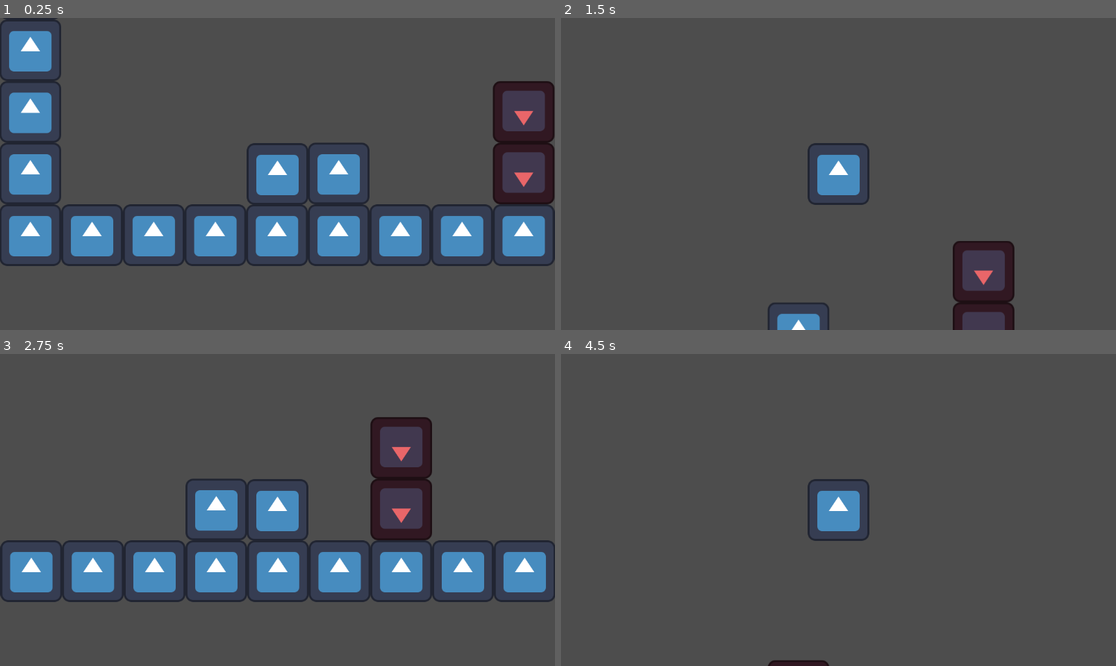
Above: before the commit, frames 1-4 (two rows, left to right).
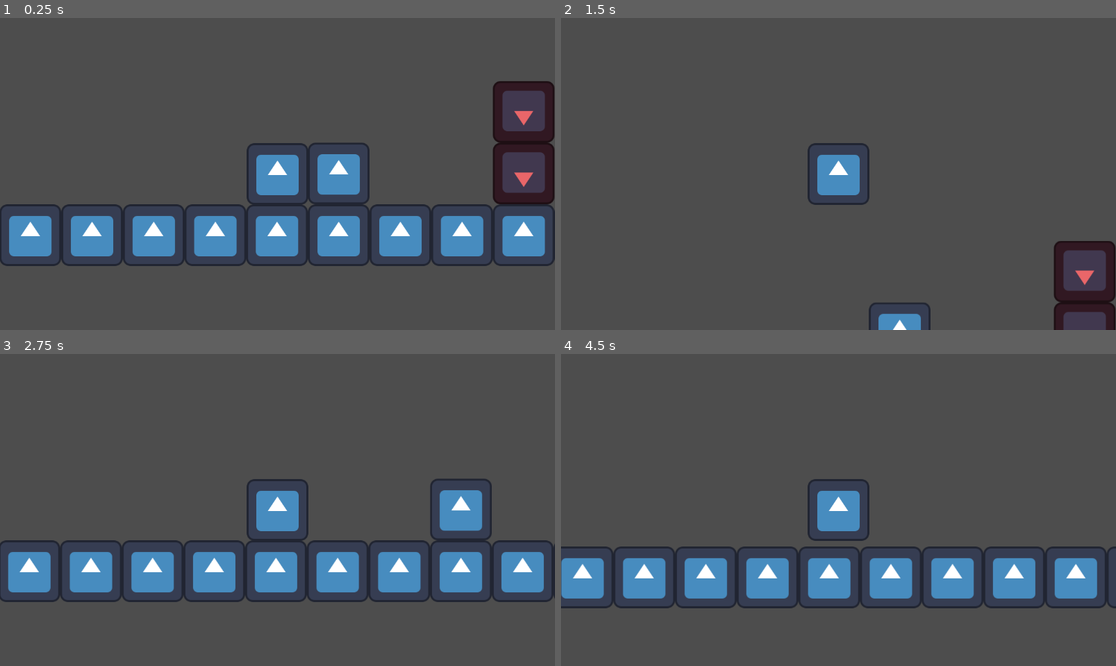
Above: after the commit, the same moments.

Repository: CWmain/ParryPlatformer
Game: Godot game, scene res://levels/test_level.tscn
The game is run twice, just before and just after one commit, with the same random seed, the same clock (stepped at 60 frames per second) and the same inputs. The engine's default icon, where the game draws it, is replaced by a stand-in: a white triangle on a blue panel in a dark square.
Inputs:
- Up to frame 1 (0.25 s): no input
- Up to frame 2 (1.5 s): tap Enter at 0.5 s; hold Right (right) from 0.53 s (still down); tap W (jump) at 0.6, 0.77, 1.07, 1.35 s
- Up to frame 3 (2.75 s): tap W (jump) at 1.52, 1.82, 2.1 s; release Right (right) at 2.03 s; hold A (left) from 2.03 s (still down)
- Up to frame 4 (4.5 s): release A (left) at 2.78 s; hold Right (right) 2.78-4.28 s; tap W (jump) at 2.85, 3.02, 3.32, 3.6, 3.77, 4.07, 4.35 s; hold A (left) from 4.28 s (still down)

The runs differ from the first frame. In frame 1, 3.9% of the frame differs, in the area x 0-12%, y 0-60%; in frame 2, 4.8%; in frame 3, 7.6%; in frame 4, 12%, in the area x 0-100%, y 61-100%.

Commit message:
Removed air logic (will need to be redone), made ground accerlaration / decelartion feel decent, may need more work

Diff:
--- a/levels/test_level.tscn
+++ b/levels/test_level.tscn
@@ -38,4 +38,4 @@
 [node name="TileMap" type="TileMap" parent="."]
 tile_set = SubResource("TileSet_d31uy")
 format = 2
-layer_0/tile_data = PackedInt32Array(0, 0, 0, 1, 0, 0, 2, 0, …(214 unchanged characters)… 98, 0, 0, -262134, 0, 0, -327670, 0, 0, -4, 0, 0, -65540, 0, 0, -131076, 0, 0, -196612, 0, 0, -262148, 0, 0)
+layer_0/tile_data = PackedInt32Array(0, 0, 0, 1, 0, 0, 2, 0, …(214 unchanged characters)… 98, 0, 0, -262134, 0, 0, -327670, 0, 0, 65531, 0, 0, 65530, 0, 0, 65529, 0, 0, 65528, 0, 0, 65527, 0, 0, 65526, 0, 0, 65525, 0, 0, 65524, 0, 0, 65523, 0, 0, 65522, 0, 0, 65521, 0, 0, 65520, 0, 0, 65519, 0, 0, 65518, 0, 0, 65517, 0, 0, 65516, 0, 0, 65515, 0, 0, 65514, 0, 0, -22, 0, 0, -65558, 0, 0, -131094, 0, 0, -196630, 0, 0, -262166, 0, 0)
--- a/objects/player.tscn
+++ b/objects/player.tscn
@@ -9,7 +9,7 @@
 [sub_resource type="RectangleShape2D" id="RectangleShape2D_cxgk3"]
 size = Vector2(1, 126)
 
-[node name="CharacterBody2D" type="CharacterBody2D"]
+[node name="Player" type="CharacterBody2D"]
 script = ExtResource("1_uusmc")
 
 [node name="Camera2D" type="Camera2D" parent="."]
--- a/scripts/player.gd
+++ b/scripts/player.gd
@@ -1,8 +1,15 @@
 extends CharacterBody2D
 
+const MAX_SPEED = 1000
+const ACC = 2000
+const DCC = 1500
 
-const SPEED = 300.0
-const AIR_SPEED = 5.0
+
+
+
+const AIR_ACC = 2500
+const SPEED = 50000.0
+const AIR_SPEED = 50000.0
 const JUMP_VELOCITY = -800.0
 
 # Get the gravity from the project settings to be synced with RigidBody nodes.
@@ -25,26 +32,27 @@
 
 	if Input.is_action_just_pressed("jump") and wallJumpDirection != 0:
 		velocity.y = JUMP_VELOCITY
-		velocity.x = JUMP_VELOCITY * wallJumpDirection
+		velocity.x = SPEED  * wallJumpDirection * delta
 
 	# Get the input direction and handle the movement/deceleration.
 	# As good practice, you should replace UI actions with custom gameplay actions.
 	var direction = Input.get_axis("left", "right")
-	if direction:
-		if is_on_floor():
-			velocity.x = direction * SPEED
+
+	if is_on_floor():
+		#If going in same direction
+		if (direction == 0):
+			velocity.x = move_toward(velocity.x, direction * MAX_SPEED, DCC * delta)
+		elif sign(direction) != sign(velocity.x):
+			velocity.x = move_toward(velocity.x, direction * MAX_SPEED, (DCC+ACC) * delta)
 		else:
-			velocity.x = move_toward(velocity.x, direction * SPEED, SPEED)
-	else:
-		if is_on_floor():
-			velocity.x = move_toward(velocity.x, 0, SPEED)
-		else:
-			velocity.x = move_toward(velocity.x, 0, AIR_SPEED)
+			velocity.x = move_toward(velocity.x, direction * MAX_SPEED, ACC * delta)
+
+
 
 	move_and_slide()
 
 func _on_wall_jump_detector_left_body_entered(body):
-	wallJumpDirection = -1
+	wallJumpDirection = 1
 	print("left wall jump entered ", body)
 
 
@@ -56,7 +64,7 @@
 
 
 func _on_wall_jump_detector_right_body_entered(body):
-	wallJumpDirection = 1
+	wallJumpDirection = -1
 	print("right wall jump entered ", body)
 
 
